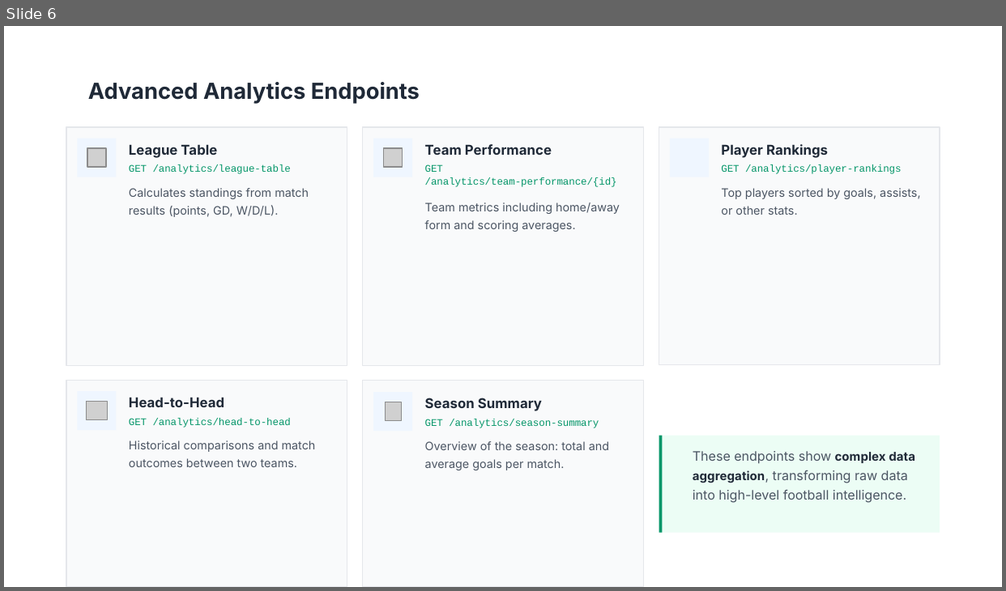
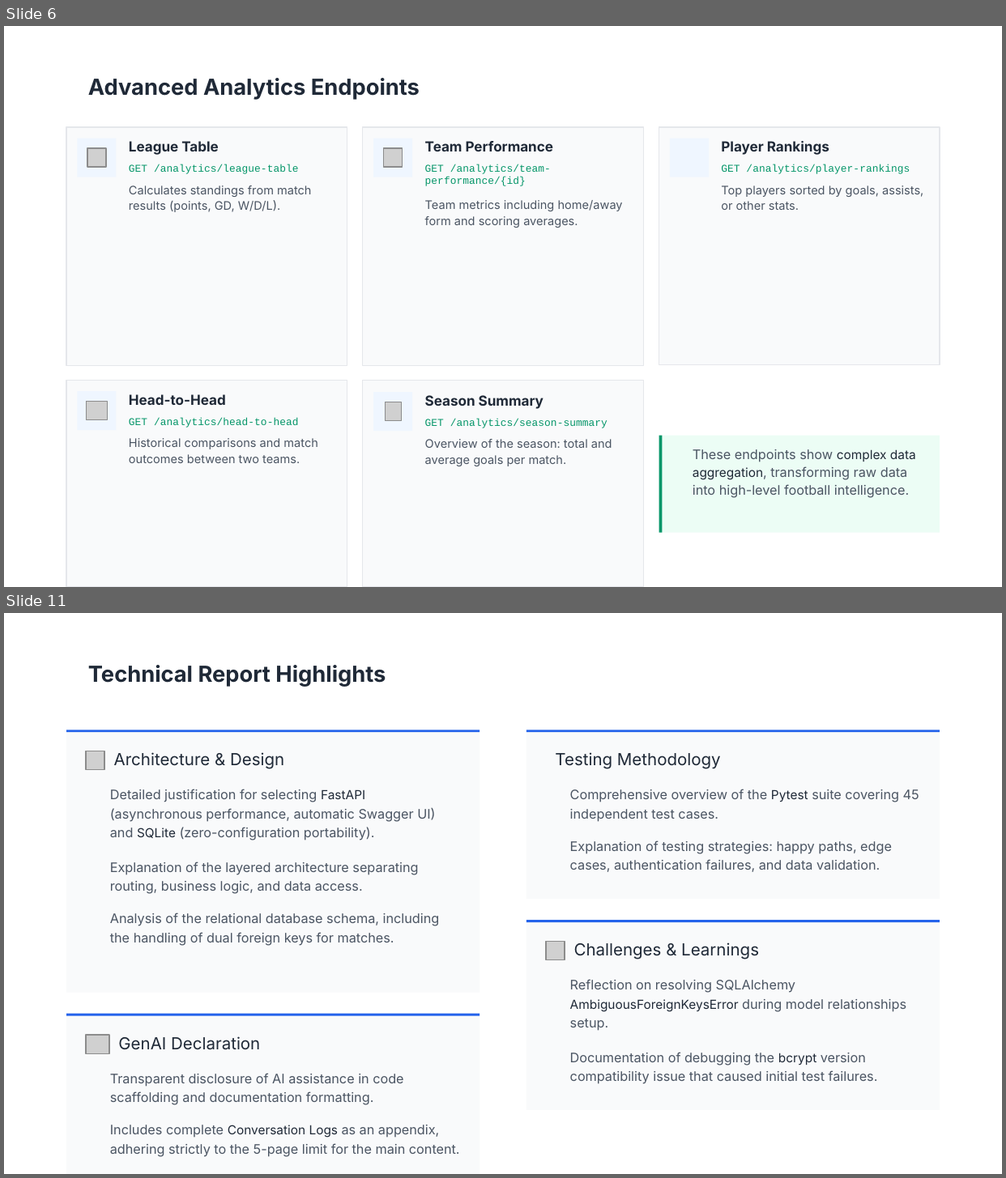
Before and after one commit to Leo-Chen-cs/Web-services-and-web-data-cw1, a slide deck: docs/Football_Analytics_API_-_Technical_Presentation.pptx. Shown one above the other, each under a label of ours: slide 6 before the commit, slides 6 and 11 after it; the slides between them are not shown. The pictures are 1006x591 and 1006x1178 pixels, drawn with LibreOffice and Linux fonts; fonts in the diff are those of the drawing; grey boxes stand for pictures; background and template pictures are left out. Boxes give left, top, right and bottom in pixels: in the first picture for what was removed or moved away, otherwise in the second. Text is boxed around its words. In the diff, an @@ line names an element or a change of style, - is before the commit and + after.

```diff
--- a/docs/Football_Analytics_API_-_Technical_Presentation.pptx
+++ b/docs/Football_Analytics_API_-_Technical_Presentation.pptx
@@ slide 11 added at (4, 613, 1002, 1174), background picture (left out) @@
@@ text added at (88, 665, 386, 687), 16 pt, text #1F2937, bold @@
+Technical Report Highlights
@@ rectangle added at (66, 730, 479, 992), fill #F9FAFB @@
@@ rectangle added at (66, 730, 479, 732), fill #2563EB @@
@@ rectangle added at (526, 730, 939, 900), fill #F9FAFB @@
@@ rectangle added at (526, 730, 939, 732), fill #2563EB @@
@@ picture added at (86, 752, 104, 771) @@
@@ text added at (114, 752, 284, 769), 12 pt, text #1F2937 @@
+Architecture & Design
@@ text added at (555, 752, 721, 769), 12 pt, text #1F2937 @@
+Testing Methodology
@@ text added at (110, 789, 435, 841), 9.5 pt, text #4B5563 @@
+Detailed justification for selecting FastAPI (asynchronous performance, automatic Swagger UI) and SQLite (zero-configuration portability).
@@ text added at (570, 789, 919, 822), 9.5 pt, text #4B5563 @@
+Comprehensive overview of the Pytest suite covering 45 independent test cases.
@@ text added at (570, 841, 892, 872), 9.5 pt, text #4B5563 @@
+Explanation of testing strategies: happy paths, edge cases, authentication failures, and data validation.
@@ text added at (110, 862, 418, 894), 9.5 pt, text #4B5563 @@
+Explanation of the layered architecture separating routing, business logic, and data access.
@@ text added at (110, 913, 440, 946), 9.5 pt, text #4B5563 @@
+Analysis of the relational database schema, including the handling of dual foreign keys for matches.
@@ rectangle added at (526, 920, 939, 1111), fill #F9FAFB @@
@@ rectangle added at (526, 920, 939, 922), fill #2563EB @@
@@ picture added at (546, 941, 565, 960) @@
@@ text added at (574, 943, 759, 960), 12 pt, text #1F2937 @@
+Challenges & Learnings
@@ text added at (570, 979, 906, 1031), 9.5 pt, text #4B5563 @@
+Reflection on resolving SQLAlchemy AmbiguousForeignKeysError during model relationships setup.
@@ rectangle added at (66, 1014, 479, 1174), fill #F9FAFB @@
@@ rectangle added at (66, 1014, 479, 1016), fill #2563EB @@
@@ picture added at (86, 1035, 108, 1054) @@
@@ text added at (118, 1037, 260, 1050), 12 pt, text #1F2937 @@
+GenAI Declaration
@@ text added at (110, 1073, 403, 1105), 9.5 pt, text #4B5563 @@
+Transparent disclosure of AI assistance in code scaffolding and documentation formatting.
@@ text added at (570, 1052, 878, 1084), 9.5 pt, text #4B5563 @@
+Documentation of debugging the bcrypt version compatibility issue that caused initial test failures.
@@ text added at (110, 1125, 460, 1157), 9.5 pt, text #4B5563 @@
+Includes complete Conversation Logs as an appendix, adhering strictly to the 5-page limit for the main content.
@@ slide 6 changed as well @@
@@ text "Advanced Analytics Endpoints" at (88, 78, 420, 100): line spacing 22pt to 1 @@
@@ size 9.9 to 10 pt; line spacing 14pt to 1 in 5 elements at (129, 141, 219, 155), (425, 141, 554, 152), (721, 141, 829, 155), (129, 395, 226, 405), (425, 395, 543, 409) @@
@@ size 7.3 to 7.5 pt; line spacing 9pt to 1 in 5 elements at (129, 165, 299, 174), (425, 165, 551, 186), (721, 165, 910, 174), (129, 417, 299, 428), (425, 418, 607, 429) @@
@@ size 8.3 to 8.5 pt; line spacing 13pt to 1.12 in 5 elements at (129, 186, 311, 212), (425, 200, 623, 228), (721, 186, 923, 210), (129, 438, 317, 463), (425, 439, 612, 467) @@
@@ text "These endpoints show complex data ..." at (692, 450, 916, 498): size 9.4 to 9.5 pt in "These endpoints show aggregation, transforming raw data ..."; size 8.8 to 9 pt, bold off in "complex data aggregation,"; line spacing 14pt to 1.12 @@
```
Also in this commit, not shown: 7 other slides changed, 3 other slides added, 1 slide removed, 3 other files.
